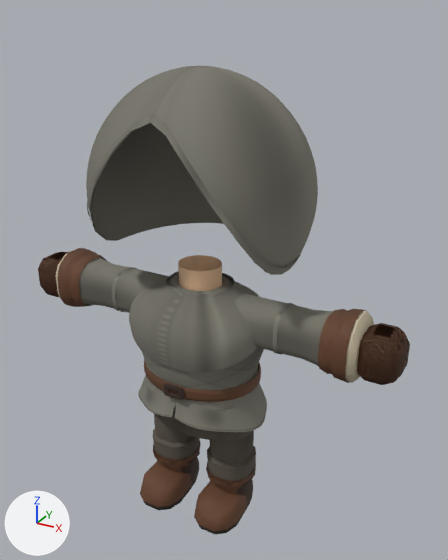
Before and after pictures for a commit that changed the glTF model src/assets/models/wardrobe/classes/traje_picaro_novicio.glb.
Both versions are drawn from a camera (50 mm lens) standing at (1.38, -2.28, 2.41) and looking at (0.08, 0.08, 1.24). Lighting does not change. The marker at lower left points along +X, +Y and +Z. The picture after the commit comes second. Vertices at exactly the same position are counted once.

Names of what the first picture shows: 'medieval-leg-l', 'medieval-leg-r', 'medieval-sleeve-l', 'medieval-sleeve-r', 'medieval-tunic', 'suit-bracer-l', 'suit-bracer-r', 'suit-glove-left', 'suit-glove-right', 'suit-head', 'suit-trousers-l', 'suit-trousers-r' and 5 more.
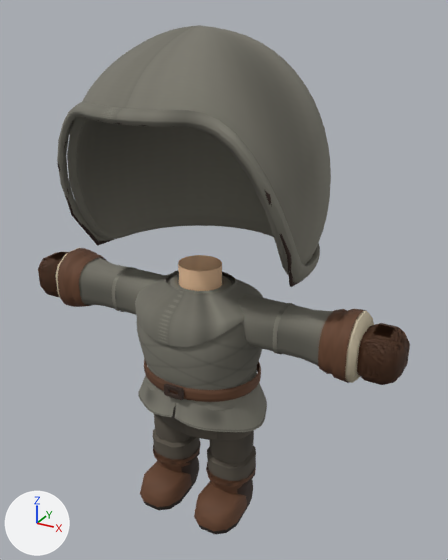
Changed parts and their boxes (x1, y1, x2, y2) in the pictures (448 x 560 px; the box of a moved part takes in the faces that stretch with it):
```json
{"object": "suit-head", "change": "reshaped", "before": [86, 66, 318, 275], "after": [57, 25, 331, 287], "on screen": "18% wider, 25% taller"}
{"object": "medieval-tunic", "change": "reshaped", "before": [129, 255, 267, 432], "after": [135, 255, 267, 432]}
{"part": 1, "of": "me_medieval_tunic", "change": "rebuilt", "before": [129, 271, 259, 373], "after": [135, 270, 263, 347]}
{"part": 2, "of": "me_medieval_tunic", "change": "moved or reshaped", "before": [142, 276, 177, 392], "after": [137, 275, 177, 392]}
{"part": 3, "of": "me_medieval_tunic", "change": "moved or reshaped", "before": [173, 280, 264, 411], "after": [171, 280, 262, 411]}
{"part": 4, "of": "me_suit_head", "change": "rebuilt", "before": [86, 66, 318, 273], "after": [57, 102, 320, 283], "on screen": "13% wider, 12% shorter"}
{"part": 5, "of": "me_suit_head", "change": "rebuilt", "before": [87, 114, 300, 275], "after": [57, 120, 303, 287], "on screen": "15% wider"}
{"part": 6, "of": "me_suit_head", "change": "added", "after": [67, 25, 331, 275]}
```

The change, as JSON lines over the scene's bpy script:
```json
{"block": "me_medieval_tunic", "where": "# used by ob_medieval_tunic; location = (0.0, 0.0, 0.0)"}
{"op": "remove", "block": "me_medieval_tunic", "code": "me_medieval_tunic.from_pydata(...)  # 2742 vertices, 4888 faces; spans x -0.35..0.35, y -0.285..0.271, z 0.57..1.335"}
{"op": "add", "block": "me_medieval_tunic", "code": "me_medieval_tunic.from_pydata(...)  # 2610 vertices, 4632 faces; spans x -0.35..0.35, y -0.276..0.269, z 0.57..1.335"}
{"block": "me_medieval_tunic", "change": "me_medieval_tunic part 1: the loose piece of 528 vertices spanning x -0.347..0.347, y -0.285..0.271, z 0.915..1.245 is rebuilt with 396 vertices and now spans x -0.302..0.302, y -0.276..0.241, z 1.035..1.25"}
{"block": "me_medieval_tunic", "change": "me_medieval_tunic part 2: 262 vertices moved from x -0.335..-0.069, y -0.257..0.257, z 0.728..1.207 to x -0.311..-0.067, y -0.257..0.257, z 0.728..1.207"}
{"block": "me_medieval_tunic", "change": "me_medieval_tunic part 3: 262 vertices moved from x 0.069..0.335, y -0.257..0.257, z 0.728..1.207 to x 0.067..0.311, y -0.257..0.257, z 0.728..1.207"}
{"block": "me_suit_head", "where": "# used by ob_suit_head; location = (0.0, 0.0, 0.0)"}
{"op": "remove", "block": "me_suit_head", "code": "me_suit_head.from_pydata(...)  # 736 vertices, 1344 faces; spans x -0.5..0.5, y -0.389..0.502, z 1.382..2.195"}
{"op": "add", "block": "me_suit_head", "code": "me_suit_head.from_pydata(...)  # 3678 vertices, 7356 faces; spans x -0.573..0.573, y -0.541..0.55, z 1.355..2.348"}
{"block": "me_suit_head", "change": "me_suit_head part 4: the loose piece of 608 vertices spanning x -0.5..0.5, y -0.389..0.502, z 1.382..2.195 is rebuilt with 1278 vertices and now spans x -0.551..0.551, y -0.541..0.525, z 1.355..2.094"}
{"block": "me_suit_head", "change": "me_suit_head part 5: the loose piece of 128 vertices spanning x -0.455..0.455, y -0.389..0.46, z 1.382..2.049 is rebuilt with 192 vertices and now spans x -0.541..0.541, y -0.535..0.488, z 1.359..2.059, in mat_darkleather"}
{"block": "me_suit_head", "change": "me_suit_head part 6: a new loose piece of 2208 vertices spanning x -0.573..0.573, y -0.507..0.55, z 1.358..2.348, in mat_tunic"}
{"op": "add", "block": "me_suit_head", "code": "me_suit_head.materials.append(mat_darkleather)"}
```
